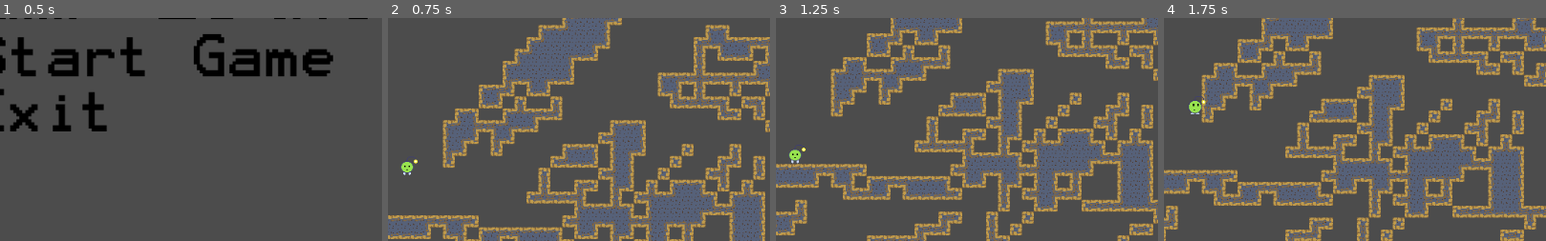
Above: before the commit, frames 1-4 (left to right).
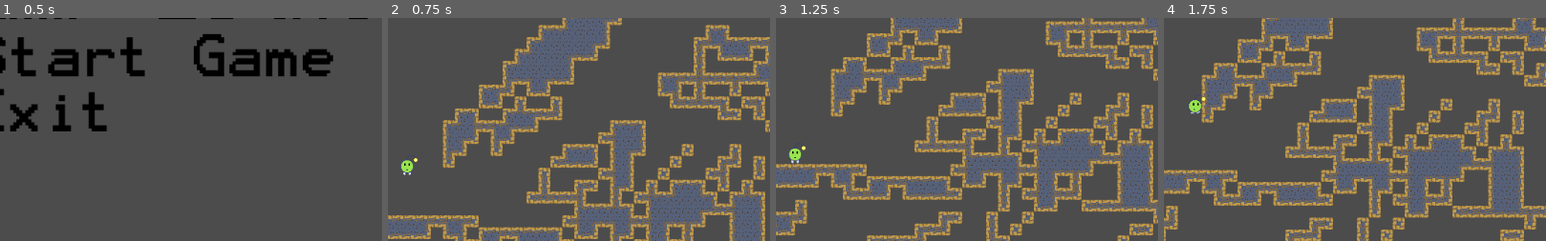
Above: after the commit, the same moments.

Repository: zcarter95/LightJump
Game: Godot game, scene res://Scenes/Title-Screen.tscn
Same seed, same stepped clock (60 frames per second), same inputs: the game is played once before the commit and once after it.
Inputs (mouse positions are % of the whole screen's width and height, from its top left):
- Up to frame 1 (0.5 s): no input
- Up to frame 2 (0.75 s): click (68, 31) at 0.5 s
- Up to frame 3 (1.25 s): no input
- Up to frame 4 (1.75 s): hold D (ui_right) from 1.28 s (still down); tap W (ui_up) at 1.52 s
The pictures show only the part of the screen within x 48-98%, y 23-73%; the shares and areas given below are measured in that part.

Frame 1 is identical in both runs. In frame 2, less than 0.1% of the frame differs, in the area x 3-8%, y 61-68%; in frame 3, less than 0.1%; in frame 4, 0.1%, in the area x 6-11%, y 34-44%.
Error in both runs: Invalid get index 'type' (on base: 'InputEventKey'). (res://Scenes/Light2D.gd:9)

Commit message:
New Animations
added walk-left and jump animations for main character

Diff:
--- a/Player2.gd
+++ b/Player2.gd
@@ -28,6 +28,7 @@
 		#On falling we apply a second gravity to thce player
 		#We apply ((gravity_scale + fall_gravity_scale) * earth_gravity) gravity on the player
 		velocity += Vector2.DOWN * earth_gravity * fall_gravity_scale * delta
+		animatedSprite.play("Jump")
 
 	elif velocity.y < 0 && jump_released: #Player is jumping
 		#Jump Height depends on how long you will hold key
@@ -47,6 +48,7 @@
 		animatedSprite.play("Walk-right")
 	elif Input.is_action_pressed("ui_left"):
 		velocity.x = -SPEED
+		animatedSprite.play("Walk-left")
 	else:
 		velocity.x = 0
 		animatedSprite.play("Idle")
--- a/Scenes/Player.tscn
+++ b/Scenes/Player.tscn
@@ -1,10 +1,12 @@
-[gd_scene load_steps=22 format=2]
+[gd_scene load_steps=33 format=2]
 
 [ext_resource path="res://Sprites/Jump Ball Idle-Sheet.png" type="Texture" id=1]
 [ext_resource path="res://Player2.gd" type="Script" id=2]
 [ext_resource path="res://Sprites/Jump Ball Running Animation-Sheet.png" type="Texture" id=3]
 [ext_resource path="res://Sprites/Titlescreen/Color maplightmask.png" type="Texture" id=4]
 [ext_resource path="res://Scenes/Light2D.gd" type="Script" id=5]
+[ext_resource path="res://Sprites/Jump.png" type="Texture" id=6]
+[ext_resource path="res://Sprites/Jump Ball Run Left Animation-Sheet.png" type="Texture" id=7]
 
 [sub_resource type="AtlasTexture" id=1]
 atlas = ExtResource( 1 )
@@ -62,7 +64,43 @@
 atlas = ExtResource( 3 )
 region = Rect2( 224, 0, 32, 32 )
 
-[sub_resource type="SpriteFrames" id=15]
+[sub_resource type="AtlasTexture" id=15]
+atlas = ExtResource( 7 )
+region = Rect2( 0, 0, 32, 32 )
+
+[sub_resource type="AtlasTexture" id=16]
+atlas = ExtResource( 7 )
+region = Rect2( 32, 0, 32, 32 )
+
+[sub_resource type="AtlasTexture" id=17]
+atlas = ExtResource( 7 )
+region = Rect2( 64, 0, 32, 32 )
+
+[sub_resource type="AtlasTexture" id=18]
+atlas = ExtResource( 7 )
+region = Rect2( 96, 0, 32, 32 )
+
+[sub_resource type="AtlasTexture" id=19]
+atlas = ExtResource( 7 )
+region = Rect2( 128, 0, 32, 32 )
+
+[sub_resource type="AtlasTexture" id=20]
+atlas = ExtResource( 7 )
+region = Rect2( 160, 0, 32, 32 )
+
+[sub_resource type="AtlasTexture" id=21]
+atlas = ExtResource( 7 )
+region = Rect2( 192, 0, 32, 32 )
+
+[sub_resource type="AtlasTexture" id=22]
+atlas = ExtResource( 7 )
+region = Rect2( 224, 0, 32, 32 )
+
+[sub_resource type="AtlasTexture" id=23]
+atlas = ExtResource( 6 )
+region = Rect2( 0, 0, 32, 32 )
+
+[sub_resource type="SpriteFrames" id=24]
 animations = [ {
 "frames": [ SubResource( 1 ), SubResource( 2 ), SubResource( 3 ), SubResource( 4 ), SubResource( 5 ), SubResource( 6 ) ],
 "loop": true,
@@ -73,9 +111,19 @@
 "loop": true,
 "name": "Walk-right",
 "speed": 12.0
+}, {
+"frames": [ SubResource( 15 ), SubResource( 16 ), SubResource( 17 ), SubResource( 18 ), SubResource( 19 ), SubResource( 20 ), SubResource( 21 ), SubResource( 22 ) ],
+"loop": true,
+"name": "Walk-left",
+"speed": 5.0
+}, {
+"frames": [ SubResource( 23 ) ],
+"loop": true,
+"name": "Jump",
+"speed": 5.0
 } ]
 
-[sub_resource type="CapsuleShape2D" id=16]
+[sub_resource type="CapsuleShape2D" id=25]
 radius = 8.84974
 height = 11.0487
 
@@ -83,7 +131,8 @@
 script = ExtResource( 2 )
 
 [node name="AnimatedSprite" type="AnimatedSprite" parent="."]
-frames = SubResource( 15 )
+frames = SubResource( 24 )
+animation = "Jump"
 playing = true
 
 [node name="Light2D" type="Light2D" parent="AnimatedSprite"]
Not shown: 1 places in Scenes/Player.tscn that only renumber resources
Binary file added: Sprites/Jump Ball Run Left Animation-Sheet.png
Not shown, added: Sprites/Jump Ball Run Left Animation-Sheet.png.import
Binary file added: Sprites/Jump.png
Not shown, added: Sprites/Jump.png.import
